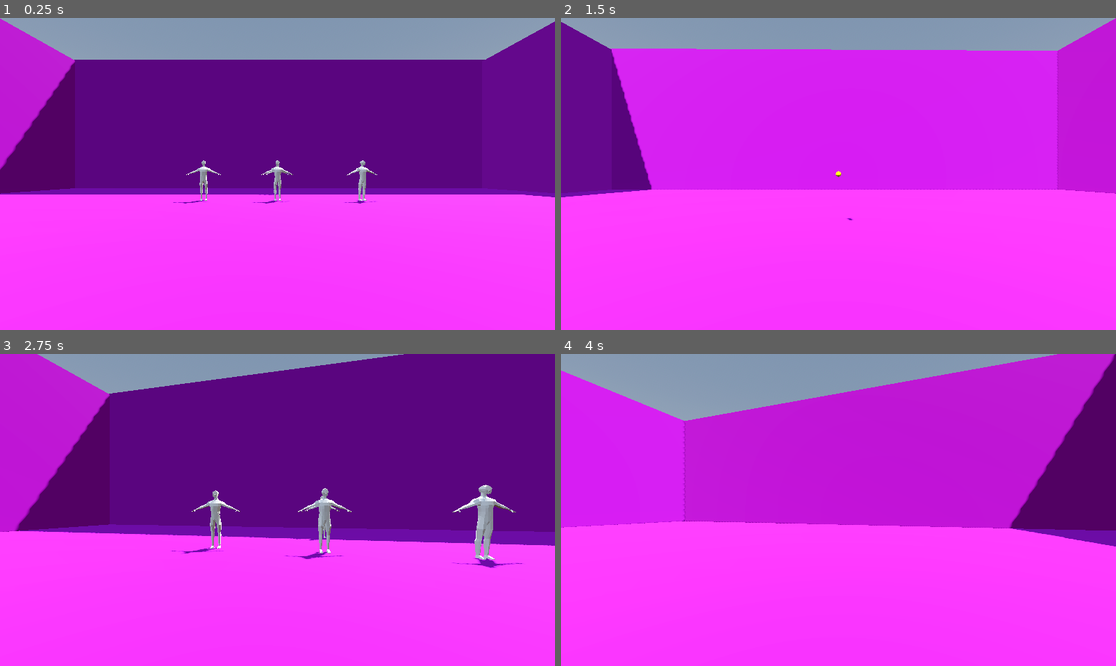
Above: before the commit, frames 1-4 (two rows, left to right).
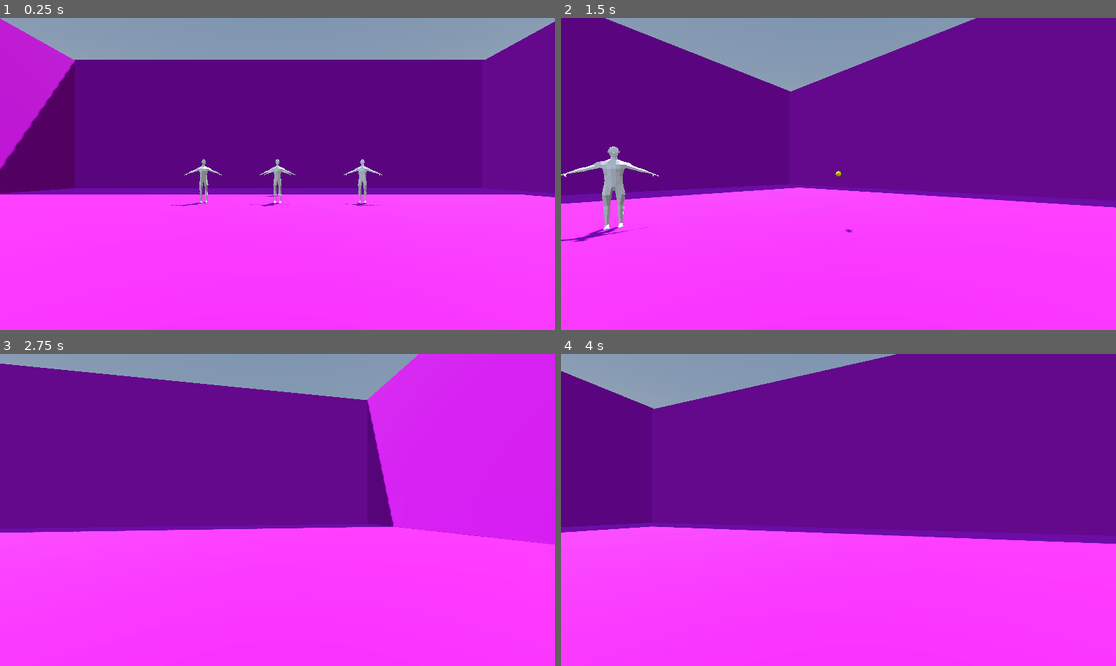
Above: after the commit, the same moments.

Repository: SeminixDev/pandora-boomer-shooter
Game: Godot game, scene res://World/world.tscn
Same seed, same stepped clock (60 frames per second), same inputs: the game is played once before the commit and once after it.
Inputs:
- Up to frame 1 (0.25 s): no input
- Up to frame 2 (1.5 s): tap Enter (ui_accept) at 0.5, 0.77 s; hold Right (ui_right) 0.53-1.28 s; tap Z (shoot) at 0.6, 1.35 s; hold Down (ui_down) from 1.28 s (still down)
- Up to frame 3 (2.75 s): tap Enter (ui_accept) at 1.52 s; release Down (ui_down) at 2.03 s; hold Right (ui_right) from 2.03 s (still down); tap Z (shoot) at 2.1 s
- Up to frame 4 (4 s): release Right (ui_right) at 2.78 s; hold Up (ui_up) 2.78-3.53 s; tap Z (shoot) at 2.85, 3.6 s; tap Enter (ui_accept) at 3.02, 3.77 s; hold Left (ui_left) from 3.53 s (still down)

The runs differ from the first frame. In frame 1, 0.4% of the frame differs, in the area x 30-69%, y 45-61%; in frame 2, 47%; in frame 3, 35%; in frame 4, 52%, in the area x 0-100%, y 0-62%.

Commit message:
Enemies chasing and damaging player

Diff:
--- a/Enemy/enemy.gd
+++ b/Enemy/enemy.gd
@@ -1,14 +1,81 @@
 extends CharacterBody3D
 
+@export_group("Stats")
+@export var speed: float = 3.5
 @export var max_health: int = 30
 var current_health: int
+
+@export_group("Attack")
+@export var attack_damage: int = 10
+@export var attack_range: float = 2.0
+@export var attack_cooldown: float = 1.0
+var time_since_last_attack: float = 0.0
+
+@export_group("Dependencies")
+@onready var aggro_area: Area3D = %AggroArea
+var target: Node3D = null
+
+# --- Common ---
 
 func _ready() -> void:
 	current_health = max_health
 
+func _physics_process(delta: float) -> void:
+	# Add gravity
+	if not is_on_floor():
+		velocity += get_gravity() * delta
+
+	# Increment attack timer
+	time_since_last_attack += delta
+
+	# Move toward target if exists
+	if target:
+		move_toward_target()
+
+	move_and_slide()
+
+# --- Movement ---
+func move_toward_target() -> void:
+	var distance_to_target = global_position.distance_to(target.global_position)
+
+	# If out of range, move towards the player
+	if distance_to_target > attack_range:
+		var direction = global_position.direction_to(target.global_position)
+
+		# Keep movement horizontal
+		direction.y = 0
+		direction = direction.normalized()
+
+		velocity.x = direction.x * speed
+		velocity.z = direction.z * speed
+
+		# Look at the player but lock vertical tilt
+		var look_target = target.global_position
+		look_target.y = global_position.y
+		if global_position.distance_to(look_target) > 0.1:
+			look_at(look_target, Vector3.UP)
+
+	# If in range, stop and attack
+	else:
+		velocity.x = 0
+		velocity.z = 0
+
+		if time_since_last_attack >= attack_cooldown:
+			attack()
+
+# --- Attacking ---
+
+func attack() -> void:
+	if target and target.has_method("take_damage"):
+		target.take_damage(attack_damage)
+		time_since_last_attack = 0.0
+		print_debug("Enemy attacked player. Player took ", attack_damage, " damage.")
+
+# --- Damage ---
+
 func take_damage(amount: int) -> void:
 	current_health -= amount
-	print_debug("Enemy took damage! Current Health: ", current_health)
+	print_debug("Enemy took damage. Current Health: ", current_health)
 
 	if current_health <= 0:
 		die()
@@ -16,3 +83,15 @@
 func die() -> void:
 	print_debug("Enemy destroyed!")
 	queue_free()
+
+# --- Targetting  ---
+
+func _on_aggro_area_body_entered(body: Node3D) -> void:
+	if body is Player:
+		target = body
+		print_debug("Enemy spotted the player")
+
+func _on_aggro_area_body_exited(body: Node3D) -> void:
+	if body == target:
+		target = null
+		print_debug("Player escaped the enemy's range")
--- a/Enemy/enemy.tscn
+++ b/Enemy/enemy.tscn
@@ -6,8 +6,9 @@
 [sub_resource type="CylinderShape3D" id="CylinderShape3D_px1sc"]
 radius = 0.44921875
 
+[sub_resource type="SphereShape3D" id="SphereShape3D_px1sc"]
+
 [node name="Enemy" type="CharacterBody3D" unique_id=2141865840]
-transform = Transform3D(-0.9806762, 0, -0.19563816, 0, 1, 0, 0.19563816, 0, -0.9806762, 0, 0, 0)
 collision_layer = 4
 collision_mask = 3
 script = ExtResource("1_2pb1h")
@@ -18,3 +19,16 @@
 
 [node name="Character" parent="." unique_id=677145848 instance=ExtResource("2_px1sc")]
 transform = Transform3D(0.615, 0, 0, 0, 0.615, 0, 0, 0, 0.615, 0, -0.9856733, 0)
+
+[node name="AggroArea" type="Area3D" parent="." unique_id=305742766]
+unique_name_in_owner = true
+transform = Transform3D(30, 0, 0, 0, 30, 0, 0, 0, 30, 0, 0, 0)
+collision_layer = 0
+collision_mask = 2
+
+[node name="CollisionShape3D" type="CollisionShape3D" parent="AggroArea" unique_id=104810635]
+shape = SubResource("SphereShape3D_px1sc")
+debug_color = Color(1, 0.022508273, 0.011324781, 0.41960785)
+
+[connection signal="body_entered" from="AggroArea" to="." method="_on_aggro_area_body_entered"]
+[connection signal="body_exited" from="AggroArea" to="." method="_on_aggro_area_body_exited"]
--- a/Player/Player.tscn
+++ b/Player/Player.tscn
@@ -10,6 +10,7 @@
 collision_layer = 2
 collision_mask = 541
 script = ExtResource("1_xhfnw")
+turn_speed = 0.02
 bullet_scene = ExtResource("2_4ntmi")
 
 [node name="CollisionShape3D" type="CollisionShape3D" parent="." unique_id=978073437]
--- a/Player/player.gd
+++ b/Player/player.gd
@@ -6,10 +6,16 @@
 @export var jump_velocity = 4.5
 @export var turn_speed = 0.07
 
+@export_group("Stats")
+@export var max_health: int = 100
+var current_health: int
+
 @export_group("Dependencies")
 
 @export var bullet_scene: PackedScene
 @onready var muzzle: Marker3D = %BulletSpawnMarker
+
+# --- In-built ---
 
 func _physics_process(delta: float) -> void:
 	# Add the gravity.
@@ -24,6 +30,8 @@
 		shoot()
 
 	move()
+
+# --- Controls ---
 
 func move() -> void:
 	var input_dir := Input.get_vector("ui_left", "ui_right", "ui_up", "ui_down")
@@ -49,7 +57,19 @@
 	var bullet: Bullet = bullet_scene.instantiate()
 	get_tree().current_scene.add_child(bullet)
 
-	# Set bullet transform up
+	# Set bullet transform
 	bullet.global_position = muzzle.global_position
 	var shoot_direction = -muzzle.global_transform.basis.z.normalized()
 	bullet.set_direction(shoot_direction)
+
+func take_damage(amount: int) -> void:
+	current_health -= amount
+	print_debug("Player took damage. Current Health: ", current_health)
+
+	if current_health <= 0:
+		die()
+
+func die() -> void:
+	print_debug("Player died! Restarting level...")
+
+	get_tree().reload_current_scene()
--- a/World/world.tscn
+++ b/World/world.tscn
@@ -61,6 +61,7 @@
 shadow_enabled = true
 
 [node name="Player" parent="." unique_id=1346923229 instance=ExtResource("1_62w18")]
+unique_name_in_owner = true
 transform = Transform3D(1, 0, 0, 0, 1, 0, 0, 0, 1, 0, 1, 0)
 collision_mask = 1
 
--- a/project.godot
+++ b/project.godot
@@ -19,6 +19,11 @@
 boot_splash/layer_1="Common"
 boot_splash/layer_5="Trap"
 boot_splash/layer_11=""
+
+[display]
+
+window/size/viewport_width=1920
+window/size/viewport_height=1080
 
 [input]
 
